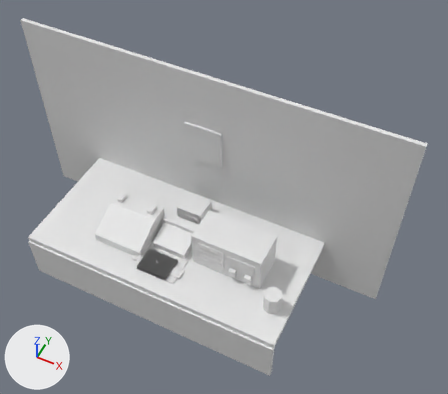
The Blender file blender/desk.blend: old version first, new version second.
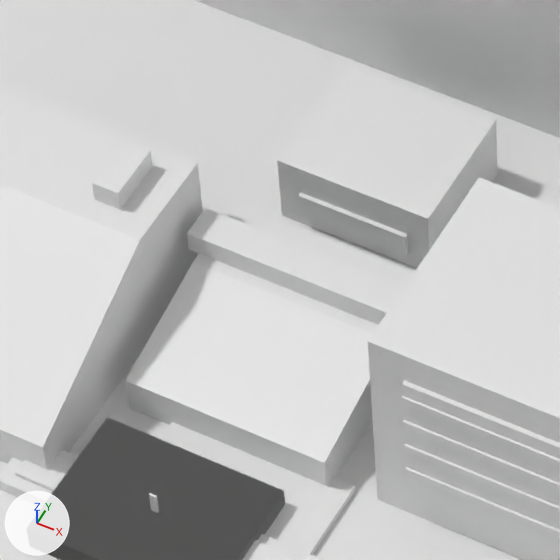
Each version is shown whole from a 50 mm lens placed at (5.42, -7.22, 12.45), pointed at (1.0, 1.62, 1.4), then close up on the part from 30% to 50% of the width and 46% to 69% of the height. Arrows for +X, +Y and +Z are at lower left; the lights stay in place. The last two pictures show the newer version.

Objects in the first close-up: 'AUTODIAL', 'BOOKDONE', 'DESK', 'HANDSET', 'PHONE', 'PHONE2', 'RADIO' and 1 more.
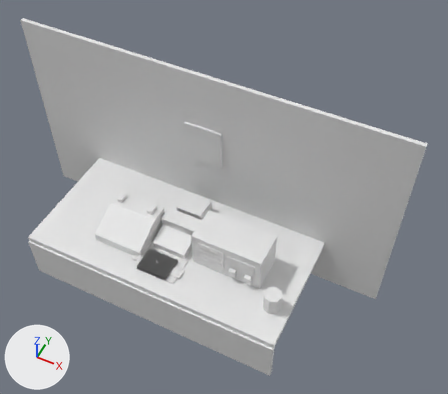
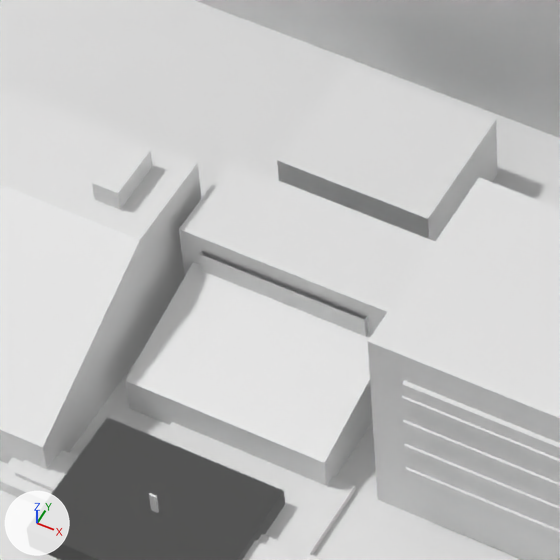
Changed parts and their boxes [x1, y1, x2, y2] in the close-ups (560 x 560 px):
```json
{"object": "AUTOBOX", "change": "added", "after": [179, 161, 435, 336]}
```

Scene script edits in JSON lines:
```json
{"op": "add", "block": "me_autobox", "code": ["me_autobox = bpy.data.meshes.new('AUTOBOX')", "me_autobox.from_pydata(...)  # 69 vertices, 31 faces; spans x -0.45..0.5, y 0.98..1.4, z 0.0..0.5"]}
{"op": "add", "block": "ob_autobox", "code": ["ob_autobox = bpy.data.objects.new('AUTOBOX', me_autobox)", "ob_autobox.location = (0.0, 0.0, 0.0)"]}
```
